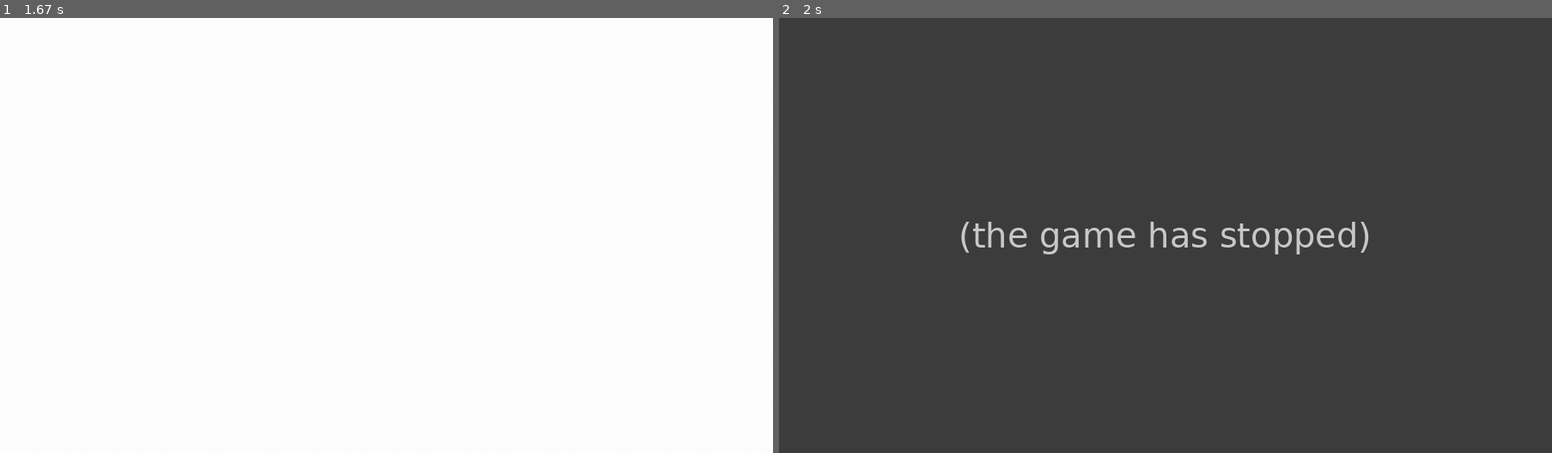
Above: before the commit, frames 1-2 (left to right).
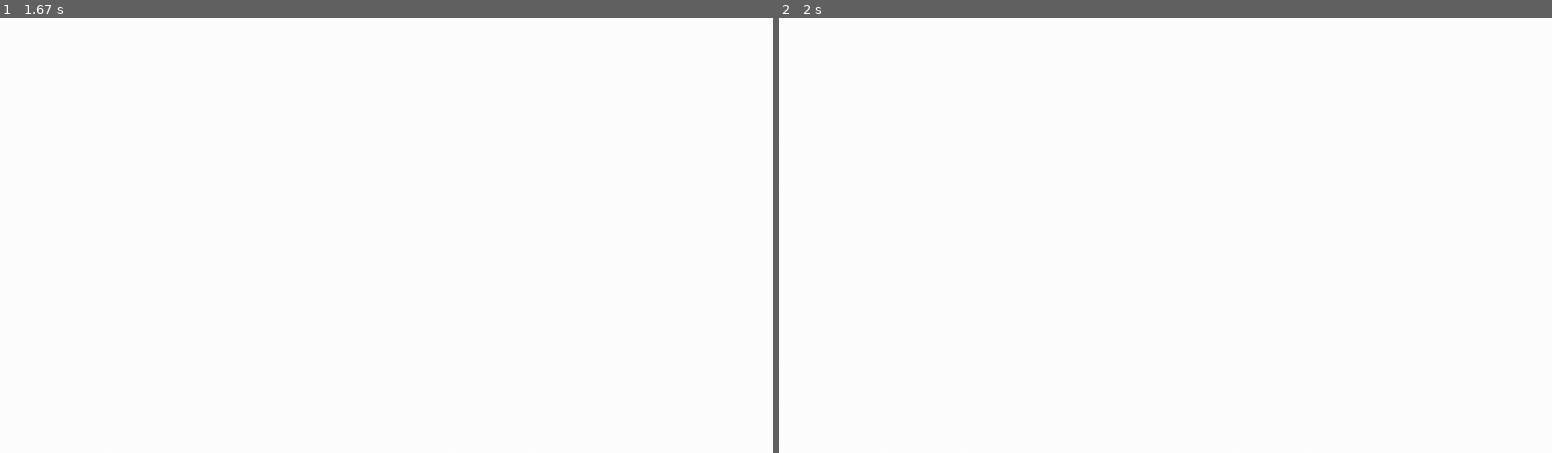
Above: after the commit, the same moments.

Repository: icedemon099/Platformer
Game: pygame game, started from Main.py
The game is run twice, just before and just after one commit, with the same random seed, the same clock (stepped at 60 frames per second) and the same inputs.
Inputs:
- Up to frame 1 (1.67 s): hold Right 0.33-0.8 s
- Up to frame 2 (2 s): no input

Frame 1 is identical in both runs. In frame 2, 100% of the frame differs, in the area x 0-100%, y 0-100%.
Error before the commit: IndexError: 12, 0 is out of bounds (Jumper.py line 51); the game stopped at 1.72 s (later frames are placeholders)

Commit message:
Now runs Collisions should now be possible

Diff:
--- a/Jumper.py
+++ b/Jumper.py
@@ -27,7 +27,6 @@
         self.image = pygame.transform.scale(pygame.image.load("dog.gif").convert_alpha(), (round(width*pixelFactor),round(width*pixelFactor)))
         self.mask = pygame.mask.from_surface(self.image, 127)#Needs an alpha off greater than 127 to count. Placeholder
         self.rect = self.image.get_rect()
-
     def collisionCheck(self):
         pass
 
@@ -48,7 +47,6 @@
         self.moved = False
         self.rect.x = self.x
         self.rect.y = self.y
-        self.mask.set_at((self.rect.x, self.rect.y))
     def move(self, ximpulse, yimpulse):
         self.moved = True
         self.xspeed += ximpulse * self.tickTime
